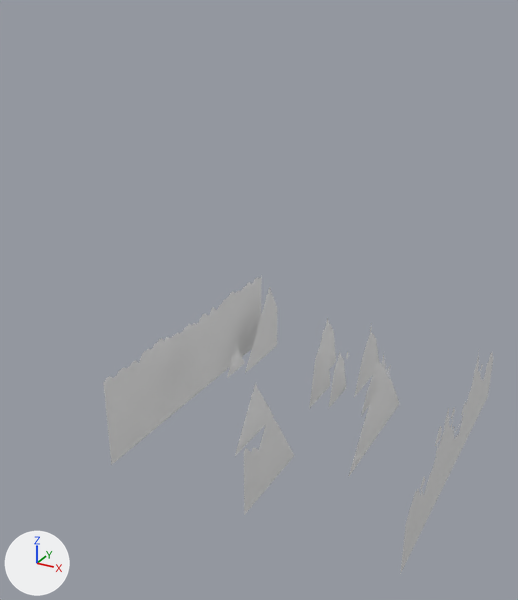
A saved change to the Blender file 2d_anim.blend.
Before and after are seen from a camera (50 mm lens) standing at (4.59, -9.66, 7.0) and looking at (-0.6, -0.23, 2.28). The lights are fixed; the arrows at lower left show +X, +Y and +Z. The first picture is the older version.

Before the edit, the objects in view are built like this:
```python
ob_vert = bpy.data.objects.new('Vert', me_vert)
ob_vert.location = (-2.27, -3.33, 0.1)
ob_vert_001 = bpy.data.objects.new('Vert.001', me_vert_001)
ob_vert_001.location = (-1.63, 1.9, 1.22)
ob_vert_002 = bpy.data.objects.new('Vert.002', me_vert_002)
ob_vert_002.location = (0.43, -3.06, 1.37)
ob_vert_003 = bpy.data.objects.new('Vert.003', me_vert_003)
ob_vert_003.location = (0.71, 1.58, 1.31)
ob_vert_004 = bpy.data.objects.new('Vert.004', me_vert_004)
ob_vert_004.location = (-1.48, -0.69, 1.54)
ob_vert_005 = bpy.data.objects.new('Vert.005', me_vert_005)
ob_vert_005.location = (0.0, 1.02, 1.2)
ob_vert_006 = bpy.data.objects.new('Vert.006', me_vert_006)
ob_vert_006.location = (0.62, 0.14, 1.1)
ob_vert_007 = bpy.data.objects.new('Vert.007', me_vert_008)
ob_vert_007.location = (0.18, -0.76, 1.49)
ob_vert_009 = bpy.data.objects.new('Vert.009', me_vert_010)
ob_vert_009.location = (0.0, -1.6, 1.26)
# also in view: 'Vert.015' at (2.77, -0.03, 0.86); 'Vert.013' at (1.5, -0.05, 0.99)
```
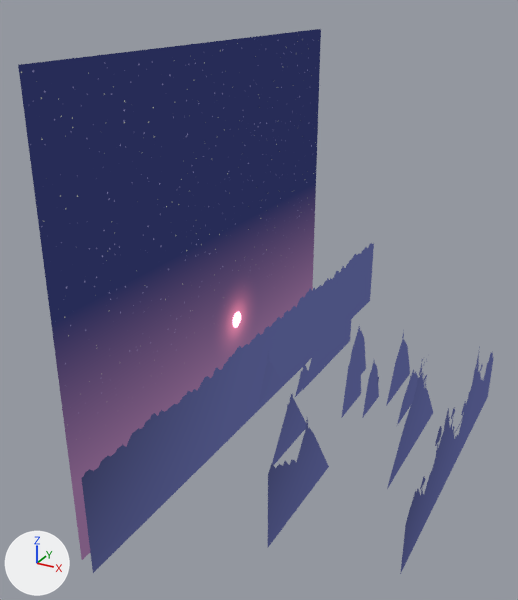
The newer file is also turned or shifted as a whole; pictures and numbers use the older file's frame.

Where the change shows, as pixel boxes (x1, y1, x2, y2) in the pictures (518 x 600 px):
'background', added
    after: (18, 29, 321, 560)
'mountains.001', added (blue)
    after: (81, 243, 374, 573)
'Vert', deleted
    before: (103, 275, 262, 465)
'Vert.015', recoloured (white to blue)
    both: (400, 353, 494, 574)
'Vert.013', recoloured, moved
    before: (349, 354, 400, 476)
    after: (387, 363, 433, 489)
'mountains.008', added (blue)
    after: (268, 419, 329, 547)
'Vert.002', deleted
    before: (244, 408, 294, 515)
'Vert.009', recoloured, moved
    before: (235, 384, 274, 456)
    after: (272, 394, 306, 465)
'mountains.002', added (blue)
    after: (303, 295, 353, 390)
'Vert.007', recoloured, moved
    before: (309, 330, 330, 409)
    after: (341, 340, 361, 418)
'Vert.003', recoloured, moved
    before: (354, 328, 380, 397)
    after: (386, 330, 410, 406)
'Vert.001', deleted
    before: (245, 287, 278, 373)
'Vert.006', recoloured
    both: (333, 352, 379, 418)
'Vert.004', recoloured, moved
    before: (192, 337, 217, 384)
    after: (259, 354, 281, 403)
'Vert.014', recoloured, moved
    before: (361, 362, 389, 416)
    after: (397, 370, 418, 425)
'Vert.005', recoloured, moved
    before: (321, 318, 336, 369)
    after: (350, 326, 366, 374)
'Vert.008', moved, recoloured
    before: (227, 344, 245, 378)
    after: (295, 361, 311, 397)
'Circle', added
    after: (233, 312, 241, 328)

Diff of the bpy script that builds the scene:
```diff
--- a/2d_anim.blend.py
+++ b/2d_anim.blend.py
@@ mat_vland @@
+mat_vland = bpy.data.materials.new('vland')
+# nodes: CameraData, Math, Mix, OutputMaterial, SeparateXYZ, TexCoord, ValToRGB
+# colours: black #000000, white #ffffff, blue #4b517f
@@ mat_material @@
+mat_material = bpy.data.materials.new('Material')
+# nodes: Mapping, Mix, OutputMaterial, SeparateXYZ, TexCoord, TexGradient, TexVoronoi, ValToRGB
+# colours: black #000000, white #ffffff, purple #7b5a7f, dark blue #272c57, beige #fcffc9, blue #a29bc9, red #f87994
@@ me_vert_003 @@
 me_vert_003.from_pydata(...)  # 42 vertices, 2 faces; spans x 0.0, y -0.622..0.733, z -1.136..0.113
+me_vert_003.materials.append(mat_vland)
@@ me_vert_004 @@
 me_vert_004.from_pydata(...)  # 40 vertices, 9 faces; spans x 0.0, y -0.278..0.522, z -0.708..0.113
+me_vert_004.materials.append(mat_vland)
@@ me_vert_005 @@
 me_vert_005.from_pydata(...)  # 37 vertices, 2 faces; spans x 0.0, y -0.26..0.761, z -0.862..0.296
+me_vert_005.materials.append(mat_vland)
@@ me_vert_006 @@
 me_vert_006.from_pydata(...)  # 37 vertices, 2 faces; spans x 0.0, y -0.14..0.641, z -0.65..0.296
+me_vert_006.materials.append(mat_vland)
@@ me_vert_008 @@
 me_vert_008.from_pydata(...)  # 33 vertices, 2 faces; spans x 0.0, y 0.936..1.86, z -1.276..0.099
+me_vert_008.materials.append(mat_vland)
@@ me_vert_009 @@
 me_vert_009.from_pydata(...)  # 34 vertices, 1 face; spans x 0.0, y -0.139..0.466, z -0.263..0.259
+me_vert_009.materials.append(mat_vland)
@@ me_vert_010 @@
 me_vert_010.from_pydata(...)  # 34 vertices, 1 face; spans x 0.0, y -0.468..0.795, z -0.687..0.259
+me_vert_010.materials.append(mat_vland)
@@ me_vert_013 @@
 me_vert_013.from_pydata(...)  # 118 vertices, 5 faces; spans x 0.0, y -0.68..1.71, z -0.79..0.81
+me_vert_013.materials.append(mat_vland)
@@ me_vert_014 @@
 me_vert_014.from_pydata(...)  # 22 vertices, 1 face; spans x 0.0, y -1.213..0.171, z -0.108..0.609
+me_vert_014.materials.append(mat_vland)
@@ me_vert_015 @@
 me_vert_015.from_pydata(...)  # 326 vertices, 11 faces; spans x 0.0, y -5.0..0.0, z -0.87..0.87
+me_vert_015.materials.append(mat_vland)
@@ me_vert_012_1 @@
+me_vert_012_1.from_pydata([(-1.43, -2.49, 2.62), (-1.43, -2.49, -0.25), (-1.43, 2.49, 2.62), (-1.43, 2.49, -0.25)], [], [(1, 3, 2, 0)])
+me_vert_012_1.materials.append(mat_material)
@@ ob_vert @@
-ob_vert = bpy.data.objects.new('Vert', me_vert)
@@ ob_vert_001 @@
-ob_vert_001 = bpy.data.objects.new('Vert.001', me_vert_001)
@@ ob_vert_002 @@
-ob_vert_002 = bpy.data.objects.new('Vert.002', me_vert_002)
@@ ob_vert_003 @@
 ob_vert_003 = bpy.data.objects.new('Vert.003', me_vert_003)
-ob_vert_003.location = (0.71, 1.58, 1.31)
+ob_vert_003.location = (1.31, 1.58, 1.31)
@@ ob_vert_004 @@
 ob_vert_004 = bpy.data.objects.new('Vert.004', me_vert_004)
-ob_vert_004.location = (-1.48, -0.69, 1.54)
+ob_vert_004.location = (-0.2, -0.69, 1.54)
@@ ob_vert_005 @@
 ob_vert_005 = bpy.data.objects.new('Vert.005', me_vert_005)
-ob_vert_005.location = (0.0, 1.02, 1.2)
+ob_vert_005.location = (0.61, 1.02, 1.2)
@@ ob_vert_007 @@
 ob_vert_007 = bpy.data.objects.new('Vert.007', me_vert_008)
-ob_vert_007.location = (0.18, -0.76, 1.49)
+ob_vert_007.location = (0.79, -0.76, 1.49)
@@ ob_vert_008 @@
 ob_vert_008 = bpy.data.objects.new('Vert.008', me_vert_009)
-ob_vert_008.location = (-0.97, -0.52, 1.19)
+ob_vert_008.location = (0.3, -0.52, 1.19)
@@ ob_vert_009 @@
 ob_vert_009 = bpy.data.objects.new('Vert.009', me_vert_010)
-ob_vert_009.location = (0.0, -1.6, 1.26)
+ob_vert_009.location = (0.61, -1.6, 1.26)
@@ ob_vert_013 @@
 ob_vert_013 = bpy.data.objects.new('Vert.013', me_vert_013)
-ob_vert_013.location = (1.5, -0.57, 0.98)
+ob_vert_013.location = (2.11, -0.57, 0.98)
@@ ob_vert_014 @@
 ob_vert_014 = bpy.data.objects.new('Vert.014', me_vert_014)
-ob_vert_014.location = (1.23, 1.11, 0.66)
+ob_vert_014.location = (1.84, 1.11, 0.66)
@@ ob_background @@
+ob_background = bpy.data.objects.new('background', me_vert_012_1)
+ob_background.location = (1.91, 0.0, 0.0)
+ob_background.scale = (2.37, 1.56, 2.37)
@@ ob_circle @@
+ob_circle = bpy.data.objects.new('Circle', me_circle)  # 32 vertices, 1 face; spans x -0.15..0.15, y -0.15..0.15, z 0.0; in mat_sun (pink #ff90ae)
+ob_circle.location = (-1.49, 0.56, 1.4)
+ob_circle.rotation_euler = (0.0, 1.571, 0.0)  # degrees (0, 90, 0)
@@ ob_mountains_008 @@
+ob_mountains_008 = bpy.data.objects.new('mountains.008', me_vert_002_1)  # 43 vertices, 2 faces; spans x 0.0, y 0.11..2.17, z -1.38..0.07
+ob_mountains_008.location = (1.03, -3.06, 1.37)
@@ ob_mountains_002 @@
+ob_mountains_002 = bpy.data.objects.new('mountains.002', me_vert_001_1)  # 46 vertices, 2 faces; spans x 0.0, y -0.84..1.49, z -1.24..0.26
+ob_mountains_002.location = (-0.35, 1.9, 1.22)
@@ ob_mountains_001 @@
+ob_mountains_001 = bpy.data.objects.new('mountains.001', me_vert_1)  # 178 vertices, 1 face; spans x 0.26, y 0.8..10.85, z -0.1..1.52
+ob_mountains_001.location = (-0.99, -5.25, 0.1)
```
